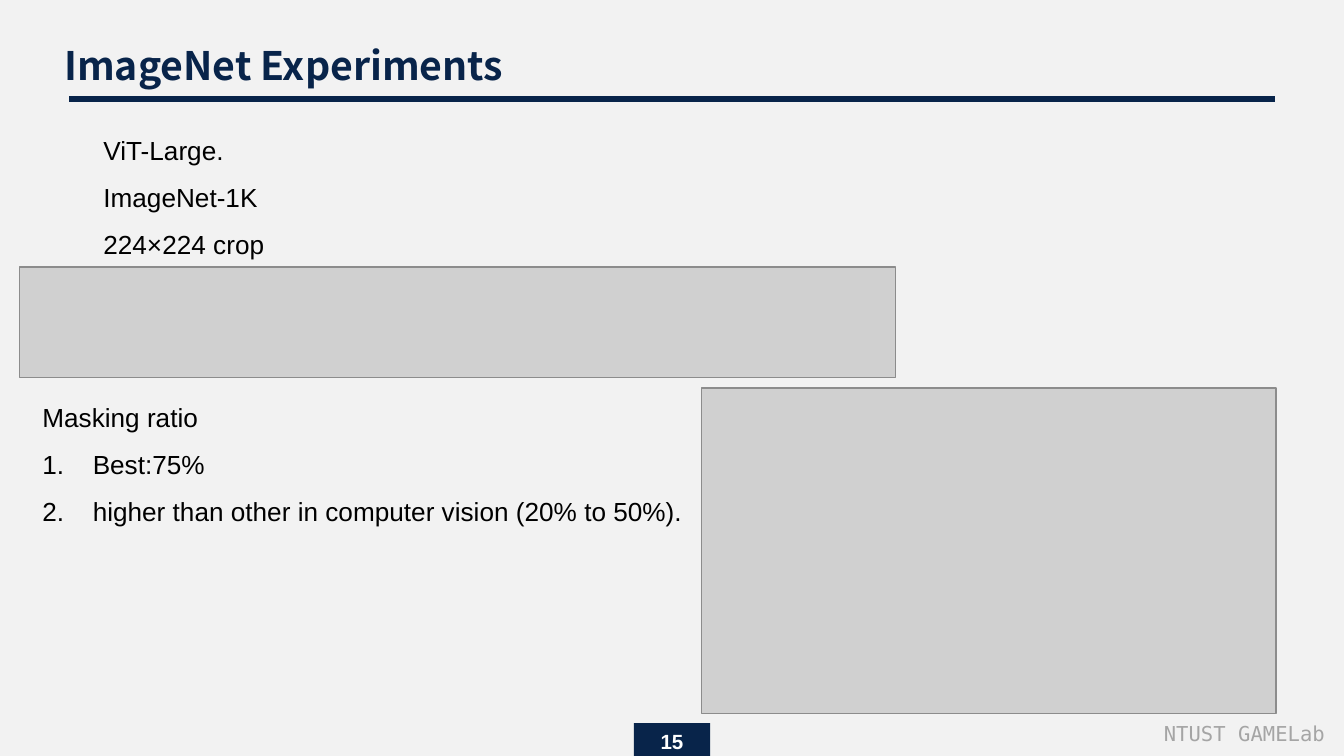
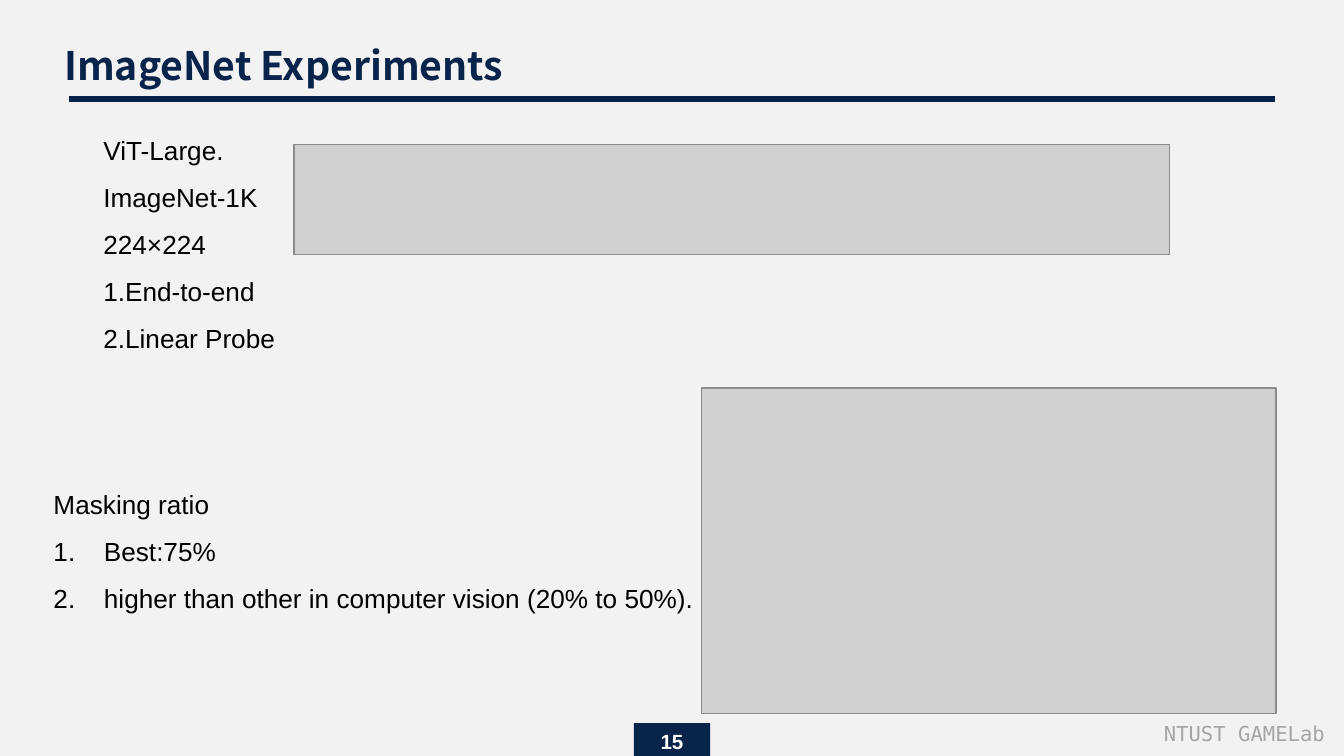
Before and after one commit to endman100/paper-, a slide deck: slide 15 of Masked Autoencoders Are Scalable Vision Learners.pptx. Drawn at 1344x756 pixels with LibreOffice and Linux fonts; fonts in the diff are those of the drawing; grey boxes stand for pictures. Boxes give left, top, right and bottom in pixels: in the first picture for what was removed or moved away, otherwise in the second. Text is boxed around its words. In the diff, an @@ line names an element or a change of style, - is before the commit and + after.

```diff
--- a/Masked Autoencoders Are Scalable Vision Learners.pptx
+++ b/Masked Autoencoders Are Scalable Vision Learners.pptx
@@ picture: place and size @@
-picture at (20, 267, 896, 378)
+picture at (294, 144, 1171, 254)
@@ text at (103, 235, 275, 349): text changed @@
-224×224 crop
+224×224
+1.End-to-end
+2.Linear Probe
@@ text "Masking ratio": place and size @@
-text "Masking ratio" at (42, 408, 681, 527)
+text "Masking ratio" at (53, 495, 693, 614)
```
Also in this commit, not shown: 8 other slides changed, 2 slides added.
